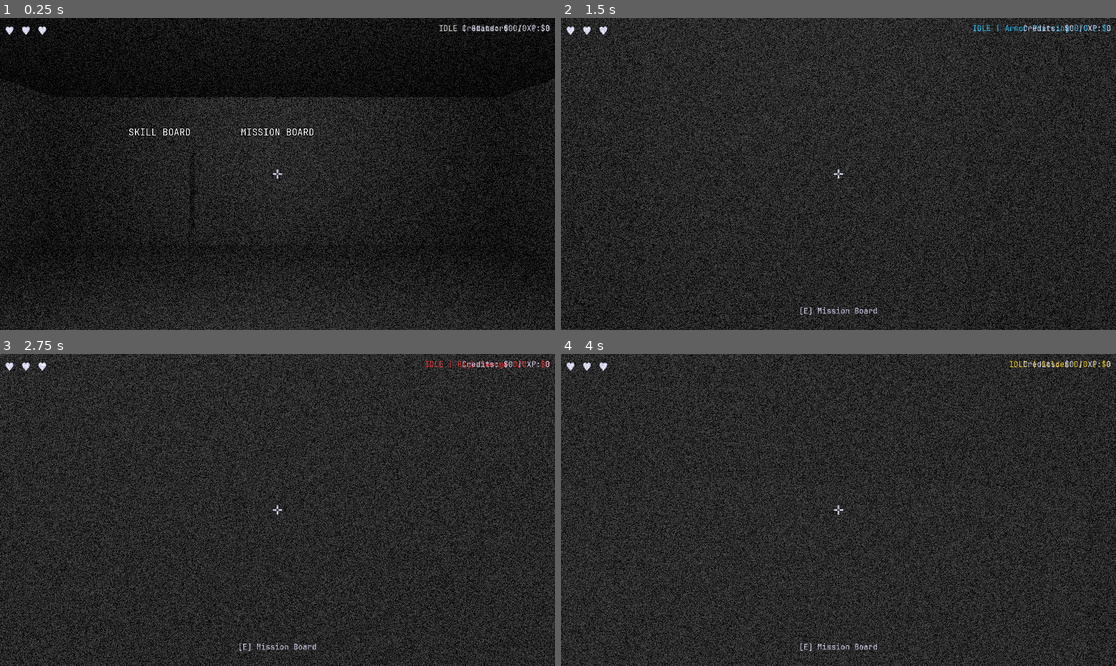
Above: before the commit, frames 1-4 (two rows, left to right).
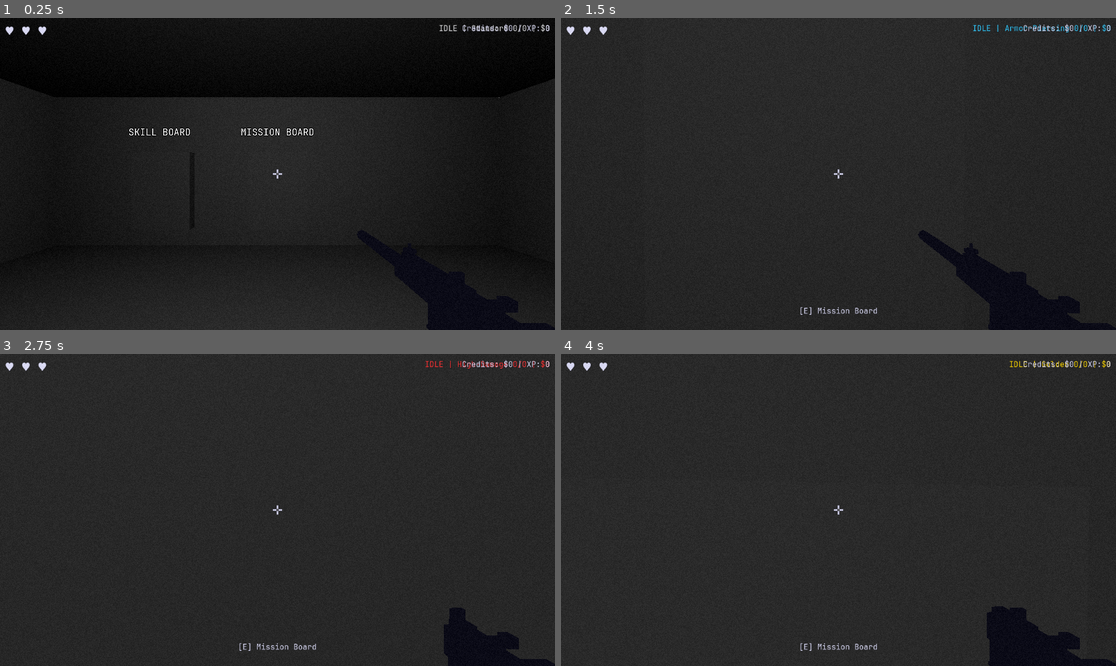
Above: after the commit, the same moments.

Repository: artemiiShabanov/UntitledSniperGame
Game: Godot game, scene res://scenes/hub/hub.tscn
The game is run twice, just before and just after one commit, with the same random seed, the same clock (stepped at 60 frames per second) and the same inputs. This scene is started directly instead of the project's main scene.
Inputs (mouse positions are in pixels of both pictures, inside the frame that each line leads up to):
- Up to frame 1 (0.25 s): no input
- Up to frame 2 (1.5 s): tap Enter at 0.5 s; move the mouse to (866, 174) at 0.52 s; hold W (move_forward) from 0.53 s (still down); tap 1 (ammo_1) at 0.6 s; tap Space (jump) at 0.77 s; move the mouse to (810, 174) at 1.27 s; tap 2 (ammo_2) at 1.35 s
- Up to frame 3 (2.75 s): keep holding W (move_forward); tap Space (jump) at 1.52 s; move the mouse to (288, 503) at 2.02 s; tap 3 (ammo_3) at 2.1 s
- Up to frame 4 (4 s): keep holding W (move_forward); move the mouse to (832, 516) at 2.77 s; tap 4 (ammo_4) at 2.85 s; tap Space (jump) at 3.02, 3.77 s; move the mouse to (877, 513) at 3.52 s; tap 5 (ammo_5) at 3.6 s

The runs differ from the first frame. In frame 1, 14% of the frame differs, in the area x 0-100%, y 0-100%; in frame 2, 21%; in frame 3, 21%; in frame 4, 21%.

Commit message:
Rifle viewmodel: CSG placeholder with swappable mod attachments
- RifleViewmodel class: procedural CSG rifle visible in first person
  - Base geometry: receiver, trigger guard, grip, top rail
  - 5 mod slots with visual variants:
    - Barrel (standard/long with muzzle brake)
    - Stock (body, buttpad, cheek rest)
    - Magazine (standard/extended with baseplate)
    - Scope (iron sights with front guard vs scope tube with rings)
    - Bolt (handle + knob)
  - Reads equipped loadout from SaveManager on init
  - Colors via PaletteManager (fg_dark), updates on palette swap
  - Smooth hip-to-aim position lerp, hides when fully scoped
- Added to player.tscn as child of Camera3D
- Also stages previously unstaged .import and .uid files

Co-Authored-By: Claude Opus 4.6 <noreply@anthropic.com>

Diff:
--- a/scenes/player/player.tscn
+++ b/scenes/player/player.tscn
@@ -1,8 +1,9 @@
-[gd_scene load_steps=5 format=3 uid="uid://cu5r57bea486j"]
+[gd_scene load_steps=6 format=3 uid="uid://cu5r57bea486j"]
 
 [ext_resource type="Script" uid="uid://b81j16jmplds0" path="res://scripts/player/player.gd" id="1_player"]
 [ext_resource type="PackedScene" uid="uid://clsw50y4t4k45" path="res://scenes/ui/hud.tscn" id="2_hud"]
 [ext_resource type="Script" uid="uid://c3b6w1ejt1oxw" path="res://scripts/player/weapon.gd" id="3_weapon"]
+[ext_resource type="Script" path="res://scripts/player/rifle_viewmodel.gd" id="4_viewmodel"]
 
 [sub_resource type="CapsuleShape3D" id="CapsuleShape3D_1"]
 radius = 0.3
@@ -31,4 +32,7 @@
 [node name="Weapon" type="Node3D" parent="Head/Camera3D"]
 script = ExtResource("3_weapon")
 
+[node name="RifleViewmodel" type="Node3D" parent="Head/Camera3D"]
+script = ExtResource("4_viewmodel")
+
 [node name="HUD" parent="." instance=ExtResource("2_hud")]
--- a/scenes/ui/film_grain_overlay.tscn
+++ b/scenes/ui/film_grain_overlay.tscn
@@ -4,7 +4,7 @@
 
 [sub_resource type="ShaderMaterial" id="ShaderMaterial_1"]
 shader = ExtResource("1_shader")
-shader_parameter/grain_intensity = 0.15
+shader_parameter/grain_intensity = 0.03
 shader_parameter/grain_speed = 2.0
 
 [node name="FilmGrainOverlay" type="CanvasLayer"]
--- /dev/null
+++ b/scripts/player/rifle_viewmodel.gd
@@ -0,0 +1,301 @@
+class_name RifleViewmodel
+extends Node3D
+## First-person rifle viewmodel built from CSG primitives.
+## Swappable mod attachments update geometry based on equipped loadout.
+## Colors itself via PaletteManager (fg_dark).
+
+## ── Constants ───────────────────────────────────────────────────────────────
+
+const HIPFIRE_POS := Vector3(0.25, -0.18, -0.35)
+const HIPFIRE_ROT := Vector3(0.0, 0.0, 0.0)
+const SCOPE_POS := Vector3(0.0, -0.09, -0.25)
+const SCOPE_ROT := Vector3(0.0, 0.0, 0.0)
+const LERP_SPEED: float = 14.0
+const HIDE_AT_FOV: float = 25.0  ## Hide viewmodel when scoped past this FOV
+
+## ── State ───────────────────────────────────────────────────────────────────
+
+var _meshes: Array[MeshInstance3D] = []
+var _mod_parts: Dictionary = {}  ## { slot_name: Node3D }
+var _material: StandardMaterial3D
+
+## ── Mod geometry builders ───────────────────────────────────────────────────
+## Each returns a Node3D with CSG children representing that mod visually.
+
+func _ready() -> void:
+	_material = StandardMaterial3D.new()
+	_material.shading_mode = BaseMaterial3D.SHADING_MODE_UNSHADED
+	_material.albedo_color = Color(0.15, 0.15, 0.15)
+
+	position = HIPFIRE_POS
+	rotation = HIPFIRE_ROT
+
+	_build_base_rifle()
+	_apply_loadout()
+	_apply_palette()
+
+	if PaletteManager:
+		PaletteManager.palette_changed.connect(_apply_palette)
+
+
+func _process(delta: float) -> void:
+	var camera := get_viewport().get_camera_3d()
+	if not camera:
+		return
+
+	# Hide when deeply scoped
+	var scoped := camera.fov < HIDE_AT_FOV
+	visible = not scoped
+
+	if not visible:
+		return
+
+	# Smooth position between hip and partial scope
+	var is_aiming := camera.fov < 60.0
+	var target_pos := SCOPE_POS if is_aiming else HIPFIRE_POS
+	position = position.lerp(target_pos, LERP_SPEED * delta)
+
+
+## ── Base rifle geometry ─────────────────────────────────────────────────────
+
+func _build_base_rifle() -> void:
+	# Receiver — the central body
+	_add_box("receiver", Vector3(0.035, 0.04, 0.18), Vector3(0, 0, 0))
+
+	# Trigger guard
+	_add_box("trigger_guard", Vector3(0.02, 0.03, 0.04), Vector3(0, -0.03, 0.02))
+
+	# Grip
+	_add_box("grip", Vector3(0.025, 0.05, 0.03), Vector3(0, -0.045, 0.04))
+
+	# Top rail (for scope mounting)
+	_add_box("rail", Vector3(0.02, 0.008, 0.14), Vector3(0, 0.024, -0.01))
+
+
+func _add_box(part_name: String, size: Vector3, pos: Vector3) -> MeshInstance3D:
+	var mesh_instance := MeshInstance3D.new()
+	var box := BoxMesh.new()
+	box.size = size
+	mesh_instance.mesh = box
+	mesh_instance.position = pos
+	mesh_instance.material_override = _material
+	mesh_instance.name = part_name
+	add_child(mesh_instance)
+	_meshes.append(mesh_instance)
+	return mesh_instance
+
+
+func _add_cylinder(part_name: String, radius: float, height: float, pos: Vector3, rot_deg: Vector3 = Vector3.ZERO) -> MeshInstance3D:
+	var mesh_instance := MeshInstance3D.new()
+	var cyl := CylinderMesh.new()
+	cyl.top_radius = radius
+	cyl.bottom_radius = radius
+	cyl.height = height
+	cyl.radial_segments = 8
+	mesh_instance.mesh = cyl
+	mesh_instance.position = pos
+	mesh_instance.rotation_degrees = rot_deg
+	mesh_instance.material_override = _material
+	mesh_instance.name = part_name
+	add_child(mesh_instance)
+	_meshes.append(mesh_instance)
+	return mesh_instance
+
+
+## ── Mod attachments ─────────────────────────────────────────────────────────
+
+func _apply_loadout() -> void:
+	var loadout: Dictionary = SaveManager.get_equipped_loadout()
+
+	_build_barrel(loadout.get("barrel", "barrel_standard"))
+	_build_stock(loadout.get("stock", "stock_standard"))
+	_build_magazine(loadout.get("magazine", "magazine_standard"))
+	_build_scope(loadout.get("scope", "scope_standard"))
+	_build_bolt(loadout.get("bolt", "bolt_standard"))
+
+
+func _clear_mod(slot: String) -> void:
+	if _mod_parts.has(slot):
+		var old_node: Node3D = _mod_parts[slot]
+		old_node.queue_free()
+		_mod_parts.erase(slot)
+
+
+func _build_barrel(mod_id: String) -> void:
+	_clear_mod("barrel")
+	var parent := Node3D.new()
+	parent.name = "mod_barrel"
+	add_child(parent)
+	_mod_parts["barrel"] = parent
+
+	var is_long := mod_id == "barrel_long"
+	var length: float = 0.35 if is_long else 0.22
+	var radius: float = 0.012 if is_long else 0.014
+
+	# Barrel tube
+	var barrel := _make_cylinder("barrel_tube", radius, length, Vector3(0, 0, -0.09 - length / 2.0), Vector3(90, 0, 0))
+	parent.add_child(barrel)
+	_meshes.append(barrel)
+
+	# Muzzle brake (slightly wider end)
+	if is_long:
+		var brake := _make_box("muzzle_brake", Vector3(0.022, 0.022, 0.025), Vector3(0, 0, -0.09 - length + 0.012))
+		parent.add_child(brake)
+		_meshes.append(brake)
+
+
+func _build_stock(mod_id: String) -> void:
+	_clear_mod("stock")
+	var parent := Node3D.new()
+	parent.name = "mod_stock"
+	add_child(parent)
+	_mod_parts["stock"] = parent
+
+	# Stock body — extends backward from receiver
+	var stock := _make_box("stock_body", Vector3(0.03, 0.045, 0.16), Vector3(0, -0.005, 0.17))
+	parent.add_child(stock)
+	_meshes.append(stock)
+
+	# Buttpad
+	var butt := _make_box("stock_butt", Vector3(0.035, 0.06, 0.012), Vector3(0, -0.005, 0.255))
+	parent.add_child(butt)
+	_meshes.append(butt)
+
+	# Cheek rest
+	var cheek := _make_box("stock_cheek", Vector3(0.032, 0.015, 0.08), Vector3(0, 0.025, 0.17))
+	parent.add_child(cheek)
+	_meshes.append(cheek)
+
+
+func _build_magazine(mod_id: String) -> void:
+	_clear_mod("magazine")
+	var parent := Node3D.new()
+	parent.name = "mod_magazine"
+	add_child(parent)
+	_mod_parts["magazine"] = parent
+
+	var is_extended := mod_id == "magazine_extended"
+	var height: float = 0.07 if is_extended else 0.04
+	var width: float = 0.028 if is_extended else 0.025
+
+	# Magazine body — hangs below receiver
+	var mag := _make_box("mag_body", Vector3(width, height, 0.06), Vector3(0, -0.02 - height / 2.0, 0.03))
+	parent.add_child(mag)
+	_meshes.append(mag)
+
+	# Baseplate
+	var plate := _make_box("mag_plate", Vector3(width + 0.004, 0.005, 0.062), Vector3(0, -0.02 - height, 0.03))
+	parent.add_child(plate)
+	_meshes.append(plate)
+
+
+func _build_scope(mod_id: String) -> void:
+	_clear_mod("scope")
+	var parent := Node3D.new()
+	parent.name = "mod_scope"
+	add_child(parent)
+	_mod_parts["scope"] = parent
+
+	var is_iron := mod_id == "scope_standard"
+
+	if is_iron:
+		# Front sight post
+		var front := _make_box("front_sight", Vector3(0.004, 0.018, 0.004), Vector3(0, 0.04, -0.07))
+		parent.add_child(front)
+		_meshes.append(front)
+
+		# Front sight guard ring
+		var guard := _make_cylinder("front_guard", 0.012, 0.005, Vector3(0, 0.035, -0.07), Vector3.ZERO)
+		parent.add_child(guard)
+		_meshes.append(guard)
+
+		# Rear sight notch
+		var rear := _make_box("rear_sight", Vector3(0.018, 0.015, 0.006), Vector3(0, 0.035, 0.04))
+		parent.add_child(rear)
+		_meshes.append(rear)
+	else:
+		# Scope tube
+		var tube := _make_cylinder("scope_tube", 0.016, 0.16, Vector3(0, 0.045, -0.01), Vector3(90, 0, 0))
+		parent.add_child(tube)
+		_meshes.append(tube)
+
+		# Objective lens (front, wider)
+		var obj := _make_cylinder("scope_obj", 0.022, 0.02, Vector3(0, 0.045, -0.08), Vector3(90, 0, 0))
+		parent.add_child(obj)
+		_meshes.append(obj)
+
+		# Eyepiece (rear, wider)
+		var eye := _make_cylinder("scope_eye", 0.02, 0.02, Vector3(0, 0.045, 0.06), Vector3(90, 0, 0))
+		parent.add_child(eye)
+		_meshes.append(eye)
+
+		# Scope rings (mount to rail)
+		for z_off in [-0.03, 0.03]:
+			var ring := _make_cylinder("scope_ring", 0.02, 0.012, Vector3(0, 0.035, z_off), Vector3.ZERO)
+			parent.add_child(ring)
+			_meshes.append(ring)
+
+
+func _build_bolt(mod_id: String) -> void:
+	_clear_mod("bolt")
+	var parent := Node3D.new()
+	parent.name = "mod_bolt"
+	add_child(parent)
+	_mod_parts["bolt"] = parent
+
+	# Bolt handle — sticks out to the right
+	var handle := _make_cylinder("bolt_handle", 0.006, 0.035, Vector3(0.03, 0.01, 0.06), Vector3(0, 0, 90))
+	parent.add_child(handle)
+	_meshes.append(handle)
+
+	# Bolt knob
+	var knob := _make_box("bolt_knob", Vector3(0.014, 0.014, 0.014), Vector3(0.05, 0.01, 0.06))
+	parent.add_child(knob)
+	_meshes.append(knob)
+
+
+## ── Helpers (create mesh without adding to self) ────────────────────────────
+
+func _make_box(part_name: String, size: Vector3, pos: Vector3) -> MeshInstance3D:
+	var mi := MeshInstance3D.new()
+	var box := BoxMesh.new()
+	box.size = size
+	mi.mesh = box
+	mi.position = pos
+	mi.material_override = _material
+	mi.name = part_name
+	return mi
+
+
+func _make_cylinder(part_name: String, radius: float, height: float, pos: Vector3, rot_deg: Vector3 = Vector3.ZERO) -> MeshInstance3D:
+	var mi := MeshInstance3D.new()
+	var cyl := CylinderMesh.new()
+	cyl.top_radius = radius
+	cyl.bottom_radius = radius
+	cyl.height = height
+	cyl.radial_segments = 8
+	mi.mesh = cyl
+	mi.position = pos
+	mi.rotation_degrees = rot_deg
+	mi.material_override = _material
+	mi.name = part_name
+	return mi
+
+
+## ── Palette ─────────────────────────────────────────────────────────────────
+
+func _apply_palette() -> void:
+	if not PaletteManager:
+		return
+	_material.albedo_color = PaletteManager.get_color("fg_dark")
+
+
+## ── Public API ──────────────────────────────────────────────────────────────
+
+func refresh_loadout() -> void:
+	## Call after equipping mods in the hub to update visuals.
+	# Clear all mod meshes from tracking
+	for mesh in _meshes.duplicate():
+		if mesh and is_instance_valid(mesh) and mesh.get_parent() != self:
+			_meshes.erase(mesh)
+	_apply_loadout()
Not shown, added: assets/fonts/JetBrainsMono-Bold.ttf.import
Not shown, added: assets/fonts/JetBrainsMono-Regular.ttf.import
Not shown, added: scripts/ui/palette_theme.gd.uid
